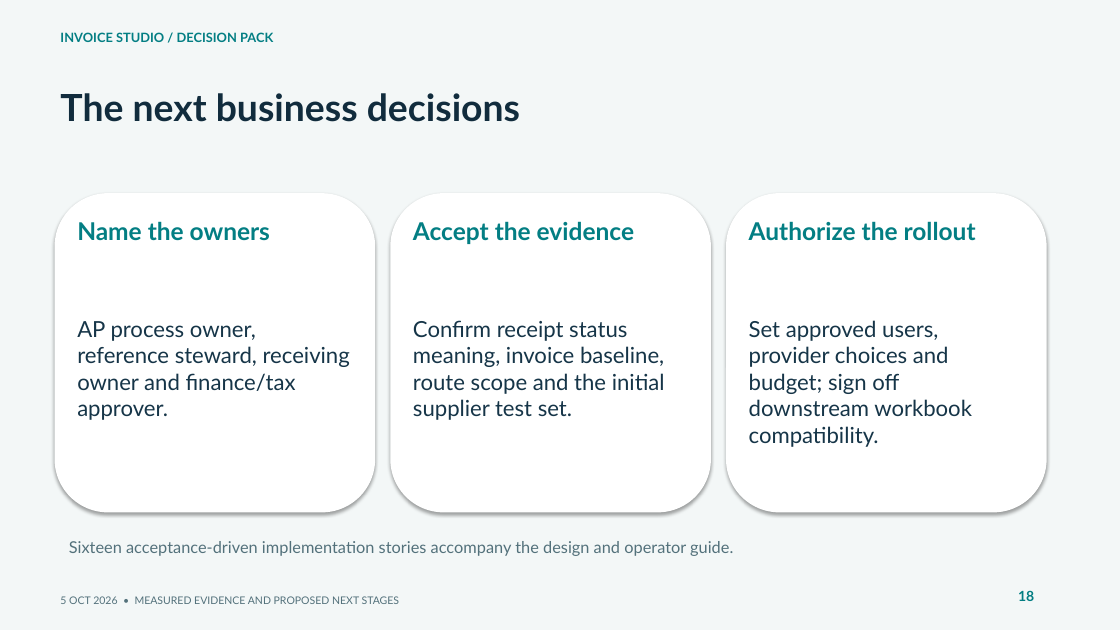
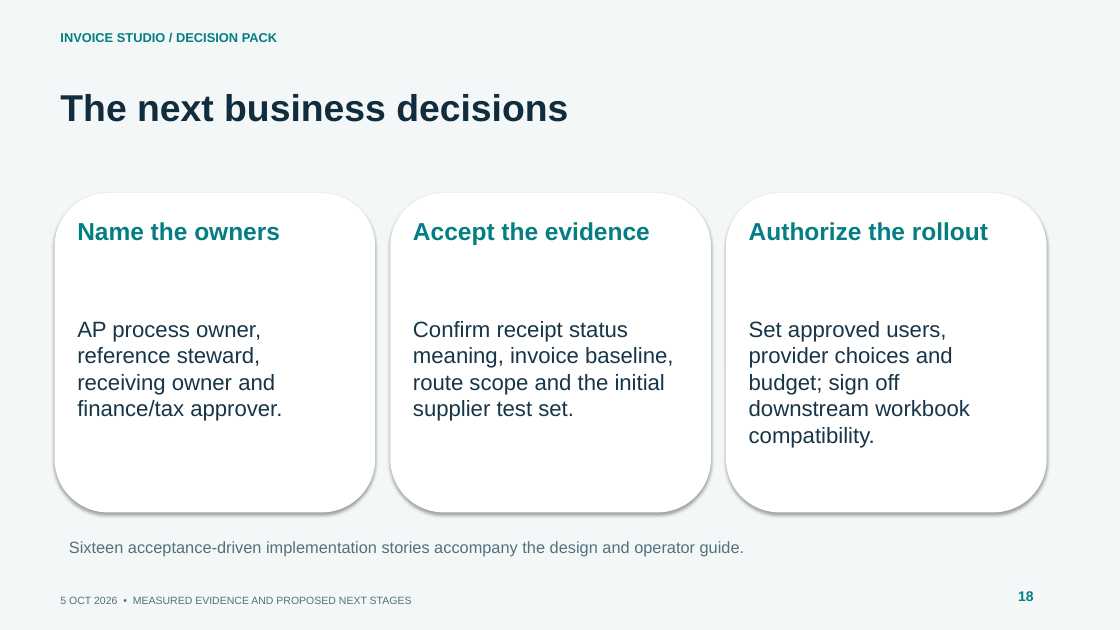
Before and after one commit to muttonkodibiriyani/Inv_studio, a slide deck: slide 18 of docs/delivery/Invoice_Studio_SLT.pptx. Drawn at 1120x630 pixels with LibreOffice and Linux fonts; fonts in the diff are those of the drawing. Boxes give left, top, right and bottom in pixels: in the first picture for what was removed or moved away, otherwise in the second. Text is boxed around its words. In the diff, an @@ line names an element or a change of style, - is before the commit and + after.

Commit message:
Make the delivery pack render clearly and align capability status

```diff
--- a/docs/delivery/Invoice_Studio_SLT.pptx
+++ b/docs/delivery/Invoice_Studio_SLT.pptx
@@ font Lato to Arial in 10 elements at <box>60,33,277,42</box>, <box>60,94,568,122</box>, <box>60,596,412,604</box>, <box>77,222,280,241</box>, <box>77,321,282,421</box>, <box>413,222,650,245</box>, <box>413,321,673,421</box>, <box>749,222,988,241</box>, <box>749,321,970,448</box>, <box>69,541,745,557</box> @@
```
Also in this commit, not shown: 17 other slides changed, 5 other files.
